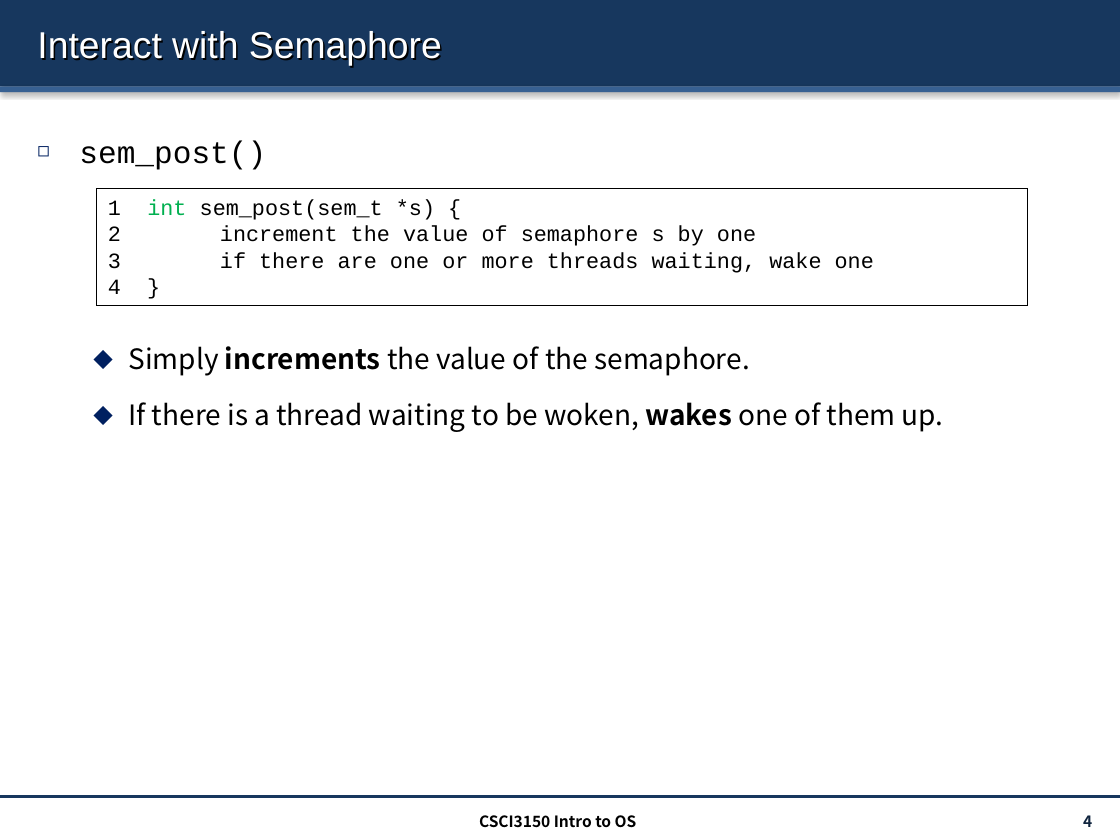
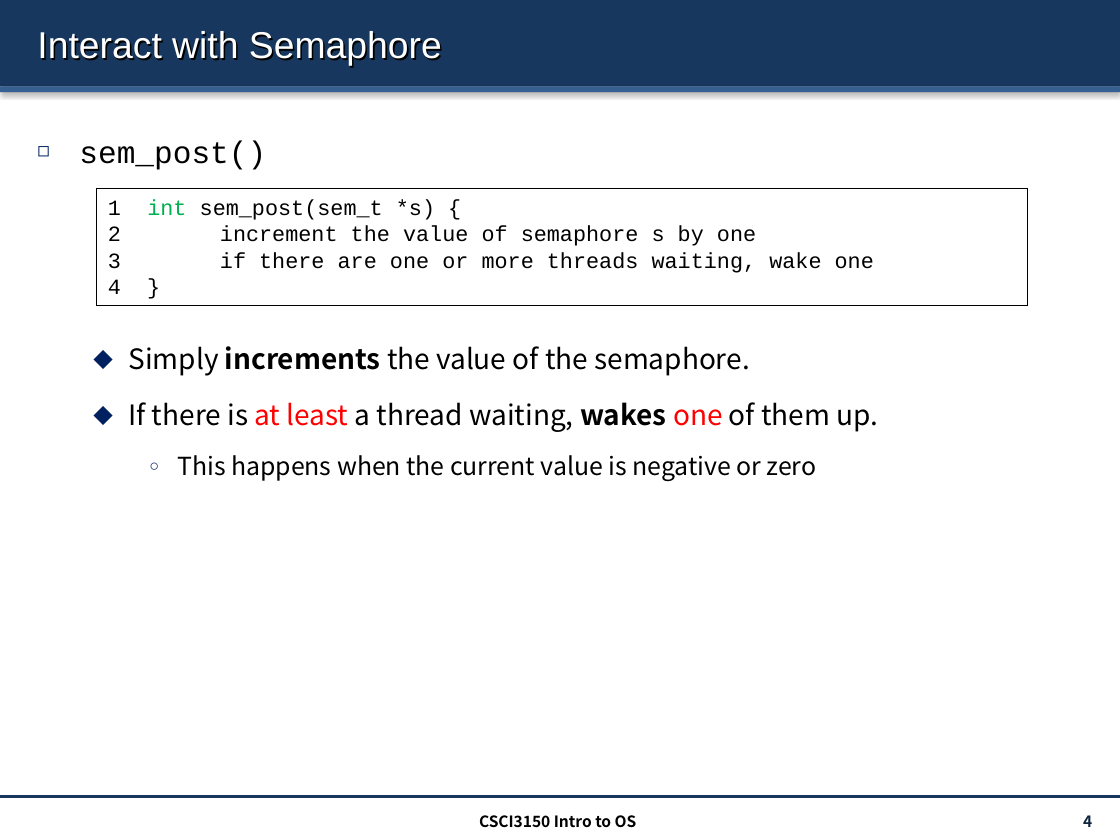
Before and after one commit to henryhxu/CSCI3150, a slide deck: slide 4 of lectures/lec7_sema.pptx. Drawn at 1120x840 pixels with LibreOffice and Linux fonts; fonts in the diff are those of the drawing. Boxes give left, top, right and bottom in pixels: in the first picture for what was removed or moved away, otherwise in the second. Text is boxed around its words. In the diff, an @@ line names an element or a change of style, - is before the commit and + after.

```diff
--- a/lectures/lec7_sema.pptx
+++ b/lectures/lec7_sema.pptx
@@ text at <box>128,402,879,482</box>: text changed @@
-  ⬥ If there is a thread waiting to be woken, wakes one of them up.
+  ⬥ If there is at least a thread waiting, wakes one of them up.
+    ○ This happens when the current value is negative or zero
```
Also in this commit, not shown: 1 other slide changed, 1 slide added, 1 other file.
